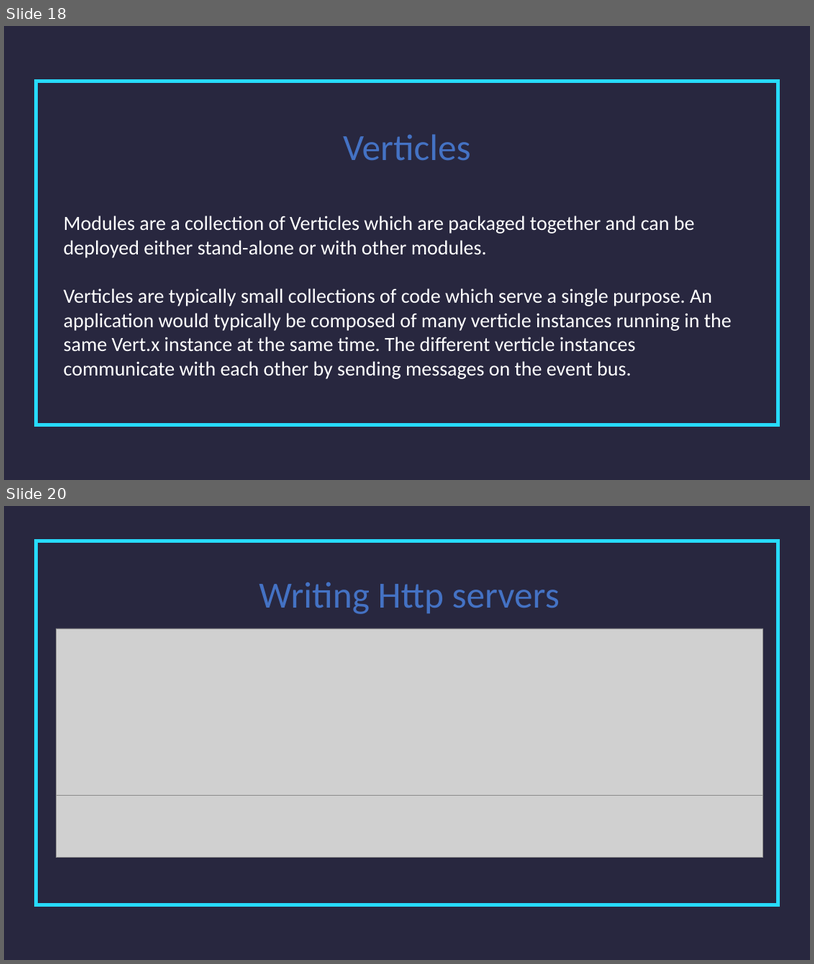
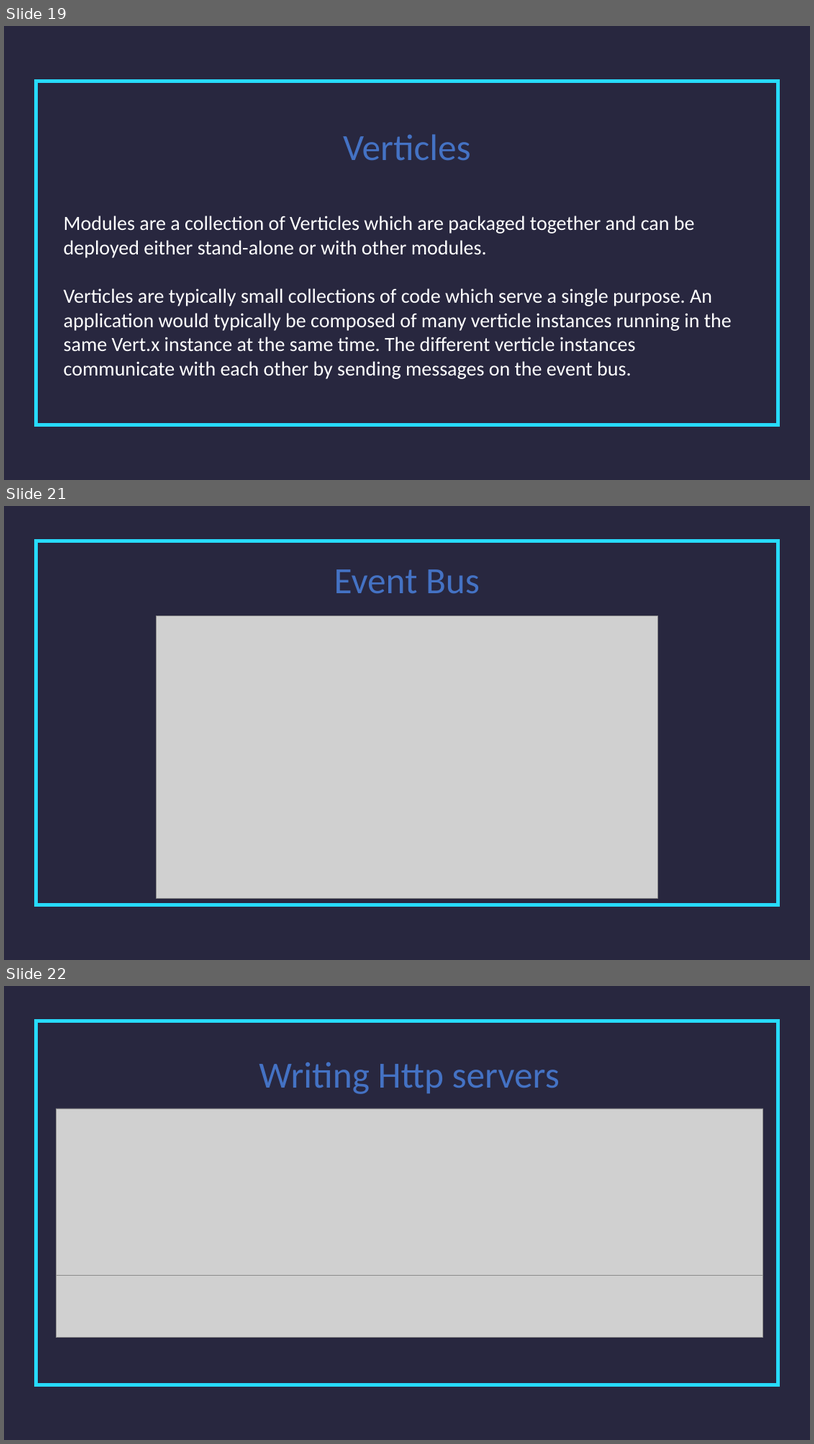
Before and after one commit to Sayrax97/SOA-Vert.x, a slide deck: Vert_x.pptx. Shown one above the other, each under a label of ours: slides 18 and 20 before the commit, slides 19, 21 and 22 after it; the slides between them are not shown. The pictures are 814x964 and 814x1444 pixels, drawn with LibreOffice and Linux fonts; fonts in the diff are those of the drawing; grey boxes stand for pictures. Boxes give left, top, right and bottom in pixels: in the first picture for what was removed or moved away, otherwise in the second. Text is boxed around its words. In the diff, an @@ line names an element or a change of style, - is before the commit and + after.

```diff
--- a/Vert_x.pptx
+++ b/Vert_x.pptx
@@ slide 21 added at (x1=4, y1=506, x2=810, y2=960), background #FFFFFF @@
@@ rectangle added at (x1=4, y1=506, x2=810, y2=960), fill #28273F @@
@@ rectangle added at (x1=36, y1=541, x2=779, y2=905), outline #B246EF 4 pt @@
@@ text added at (x1=334, y1=569, x2=480, y2=594), 44 pt, text gradient #203864 to #4472C4 to #8FAADC @@
+Event Bus
@@ picture added at (x1=157, y1=616, x2=658, y2=898) @@
@@ what was slide 18 is now slide 19 @@
@@ what was slide 20 is now slide 22 @@
```
Also in this commit, not shown: 6 slides changed, 3 other slides added, 4 slides removed, 2 other files.
